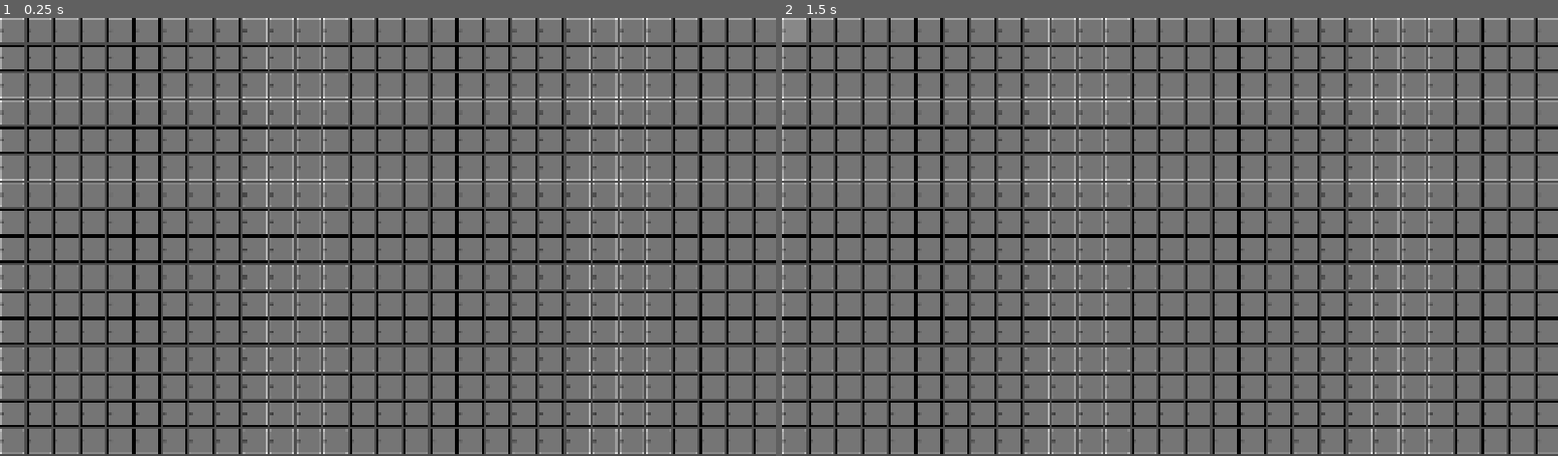
Above: before the commit, frames 1-2 (left to right).
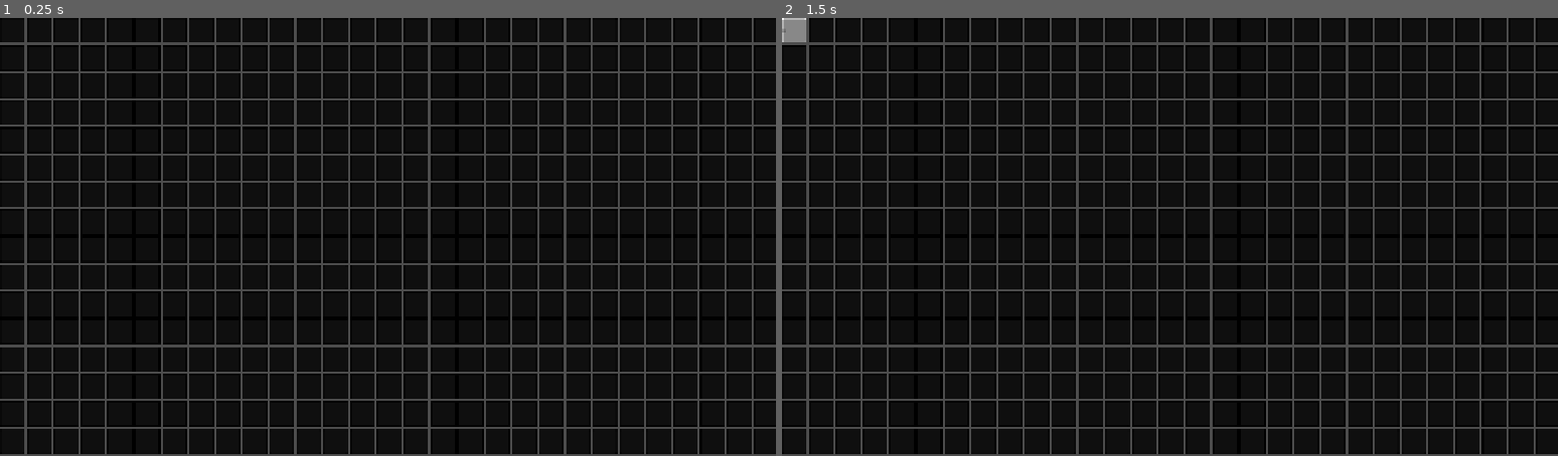
Above: after the commit, the same moments.

Repository: appleman-tryingmybest/Conway-Game-of-Life
Game: Godot game, scene res://main.tscn
The game is run twice, just before and just after one commit, with the same random seed, the same clock (stepped at 60 frames per second) and the same inputs.
Inputs (mouse positions are in pixels of both pictures, inside the frame that each line leads up to):
- Up to frame 1 (0.25 s): no input
- Up to frame 2 (1.5 s): click (797, 31) at 0.52 s; click (797, 31) at 1.27 s

The runs differ from the first frame. In frame 1, 75% of the frame differs, in the area x 0-100%, y 0-100%; in frame 2, 75%.
Error before the commit: Parse Error: Expected end of statement after expression, found "Identifier" instead. (res://Global.gd:12)

Commit message:
some optimization

Diff:
--- a/Global.gd
+++ b/Global.gd
@@ -9,8 +9,8 @@
 @onready var timer := Timer.new()
 
 func _ready() -> void:
-	add_child(timer)s
-	timer.wait_time = 0.7
+	add_child(timer)
+	timer.wait_time = 0.2
 	timer.timeout.connect(_timeout)
 	timer.start()
 
--- a/grid_panel.gd
+++ b/grid_panel.gd
@@ -29,8 +29,9 @@
 	col.position = Vector2(cell_width/2, cell_height/2)
 	detection_area.position = col.position
 	Global.ticked.connect(_check)
-	if randi_range(0, random_chance) == random_chance:
-		state.state = 1
+	_match_state()
+	#if randi_range(0, random_chance) == random_chance:
+		#state.state = 1
 
 
 func _check():
@@ -38,6 +39,8 @@
 	for i in monitor.get_overlapping_bodies():
 		if i.state == 1 and i != state:
 			amount += 1
+	if amount == 0:
+		return
 	label.text = "Amt: " + str(amount)
 	var next_state = _checknextstate(amount)
 	await get_tree().physics_frame
